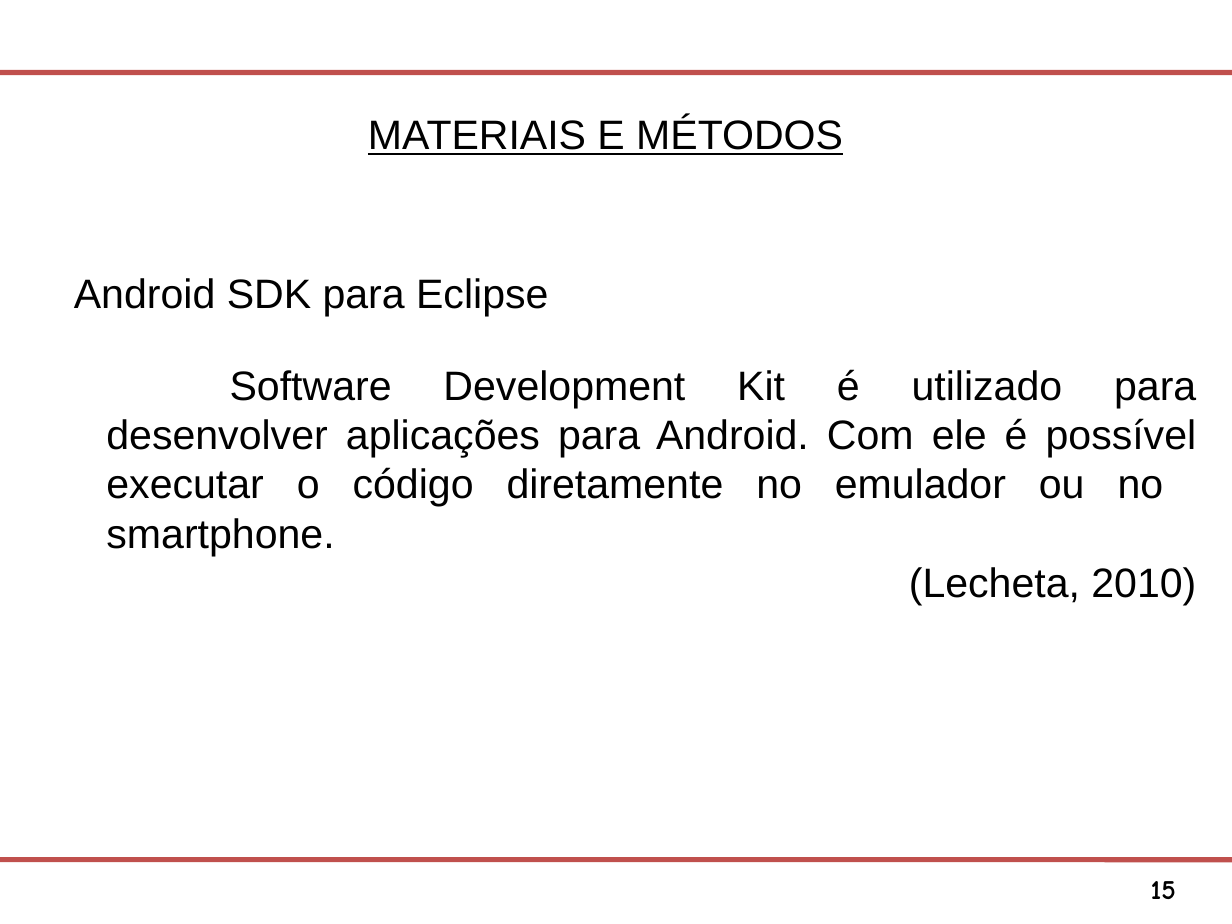
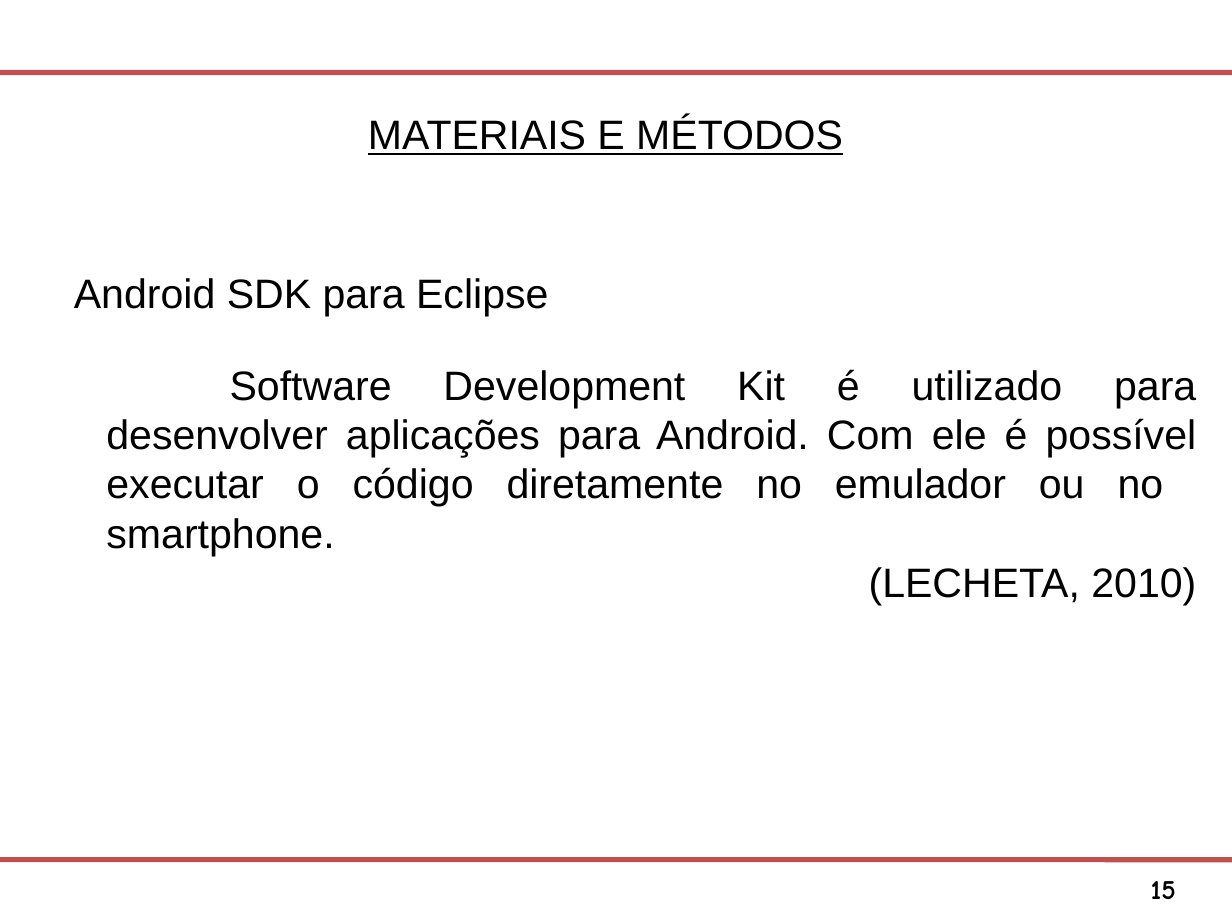
Before and after one commit to Osmar1503/TG, a slide deck: slide 15 of Modelo Apresentacao FATEC SJC.ppt. Drawn at 1232x924 pixels with LibreOffice and Linux fonts; fonts in the diff are those of the drawing; background and template pictures are left out. Boxes give left, top, right and bottom in pixels: in the first picture for what was removed or moved away, otherwise in the second. Text is boxed around its words. In the diff, an @@ line names an element or a change of style, - is before the commit and + after.

```diff
--- a/Modelo Apresentacao FATEC SJC.ppt
+++ b/Modelo Apresentacao FATEC SJC.ppt
@@ text at (869, 567, 1196, 605): text changed @@
-  (Lecheta, 2010)
+  (LECHETA, 2010)
```
Also in this commit, not shown: 8 other slides changed, 1 slide added, 1 slide removed.
